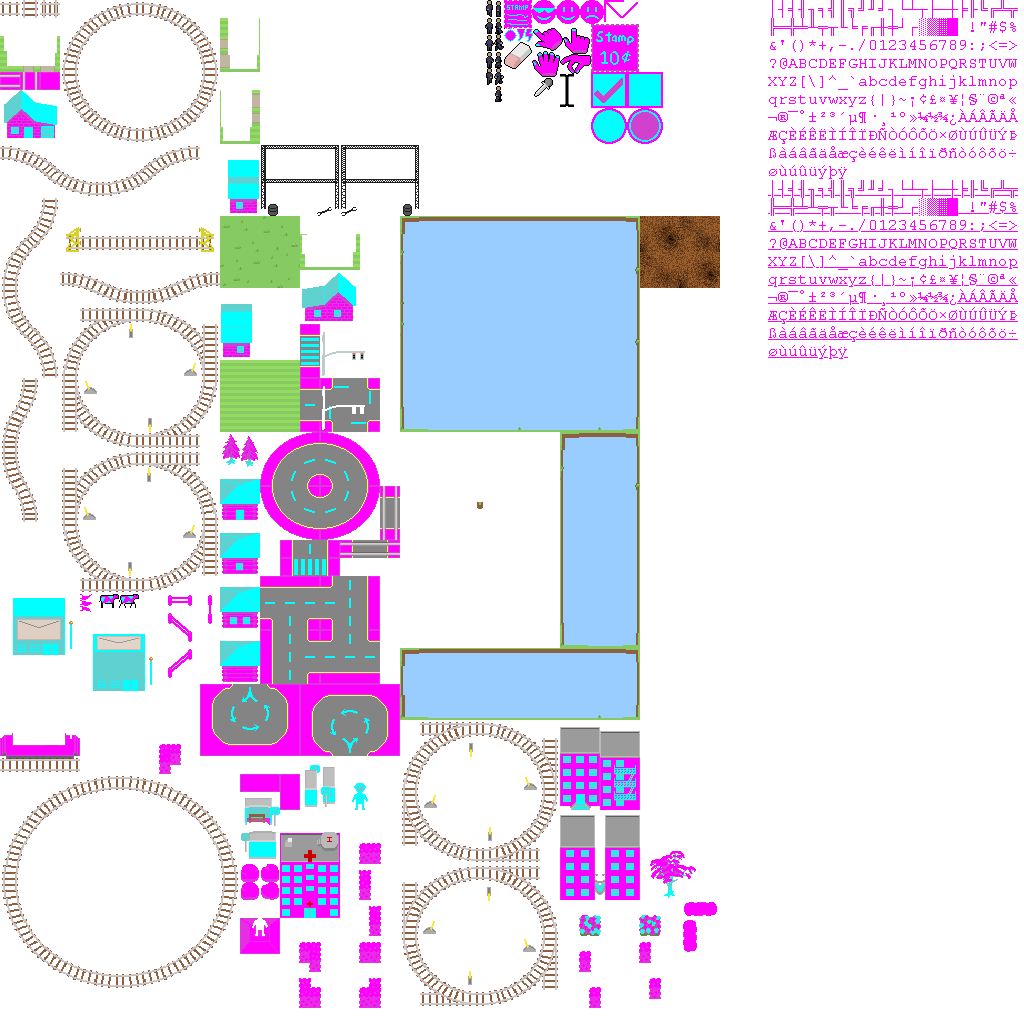
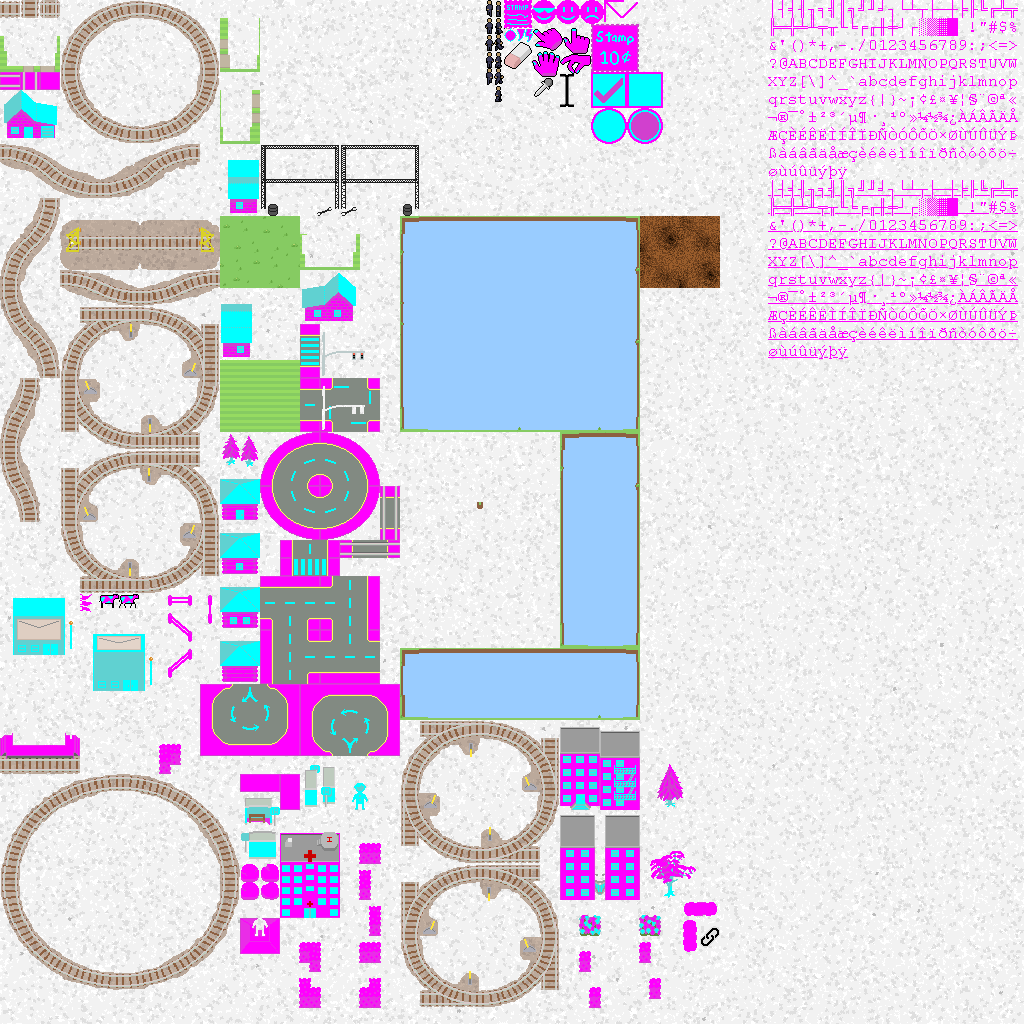
Layered file, before and after one edit (w=1024, h=1024). Changes by layer:
painted on "base.png copy" over [0, 0, 720, 1005]
added layer "Layer" (multiply) above "Layer #1" over [0, 0, 1024, 1024]
added layer "Layer #1" (addition, 9%) above "Pasted Layer" over [0, 0, 1024, 1024]
added layer "Pasted Layer" over [0, 0, 559, 1007]
